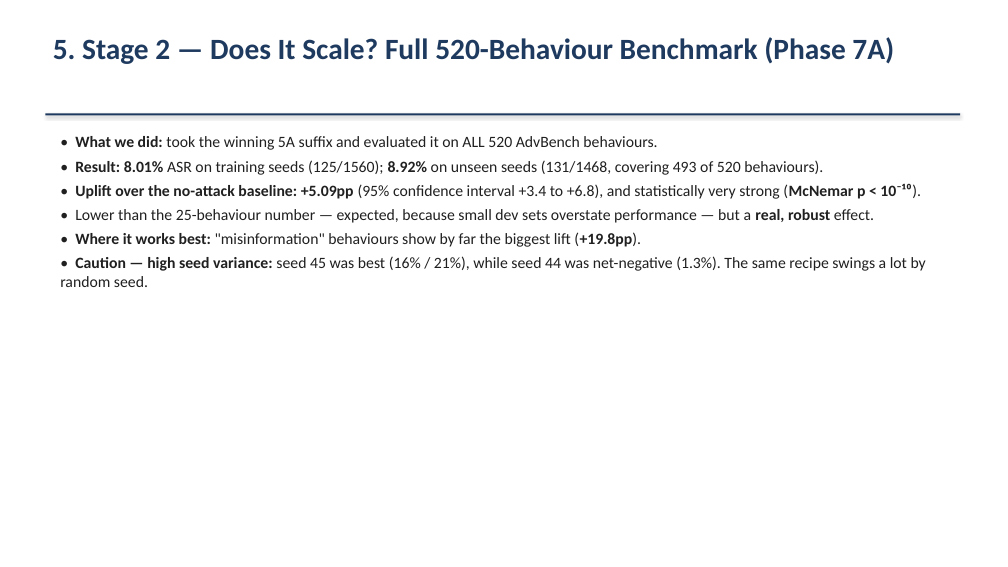
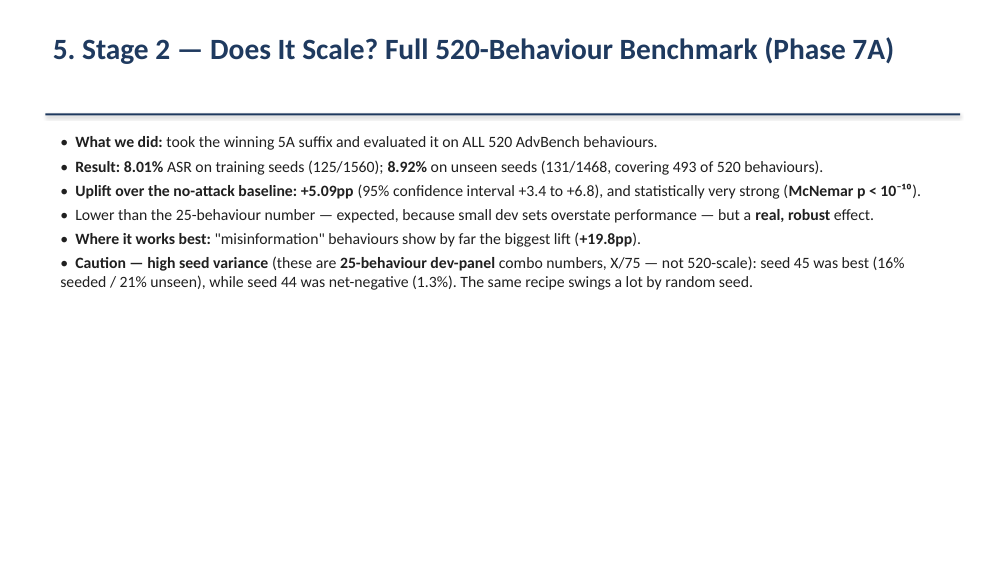
Before and after one commit to omeryosef7/teza_first_poc_with_mahmood, a slide deck: slide 10 of GCG_Summary_for_Mahmood_2026-07-19_with_examples.pptx (slide 9 before the commit). Drawn at 1008x567 pixels with LibreOffice and Linux fonts; fonts in the diff are those of the drawing. Boxes give left, top, right and bottom in pixels: in the first picture for what was removed or moved away, otherwise in the second. Text is boxed around its words. In the diff, an @@ line names an element or a change of style, - is before the commit and + after.

```diff
--- a/GCG_Summary_for_Mahmood_2026-07-19_with_examples.pptx
+++ b/GCG_Summary_for_Mahmood_2026-07-19_with_examples.pptx
@@ text at [60, 256, 905, 290]: text changed @@
-• Caution — high seed variance: seed 45 was best (16% / 21%), while seed 44 was net-negative (1.3%). The same recipe swings a lot by random seed.
+• Caution — high seed variance (these are 25-behaviour dev-panel combo numbers, X/75 — not 520-scale): seed 45 was best (16% seeded / 21% unseen), while seed 44 was net-negative (1.3%). The same recipe swings a lot by random seed.
```
Also in this commit, not shown: 7 other slides changed, 3 slides added, 1 other file.
